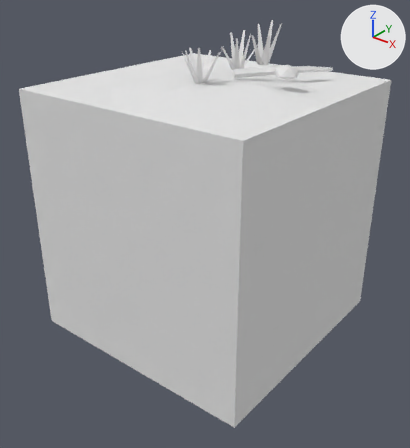
What one commit did to the FBX model Assets/Tiles/Grass/Grass light 4.fbx.
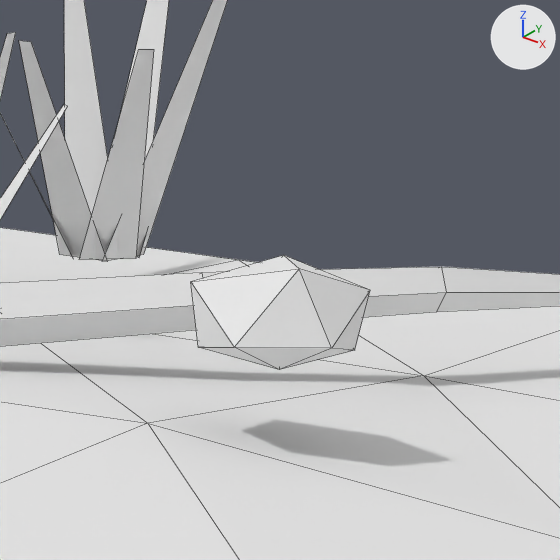
Old and new are each drawn whole from a 50 mm camera at (2.666, -3.406, 1.972) aimed at (0.048, -0.134, -0.056) and again close up on the part from 61% to 79% of the width and 7% to 24% of the height. The lights are fixed; the arrows at upper right show +X, +Y and +Z. The last two pictures show the newer version. The close-ups show mesh edges as thin lines. Where no turn or scale is listed for an object, it has been applied to the vertices. Vertices at exactly the same position are counted once.

The first close-up shows 'Grass light 4'.
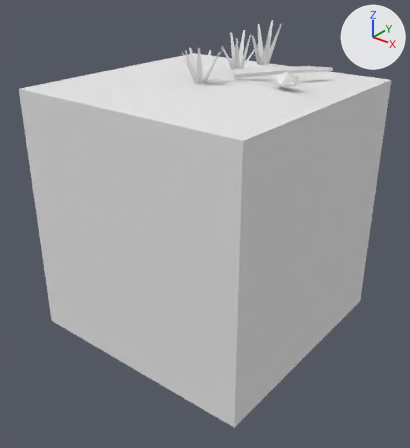
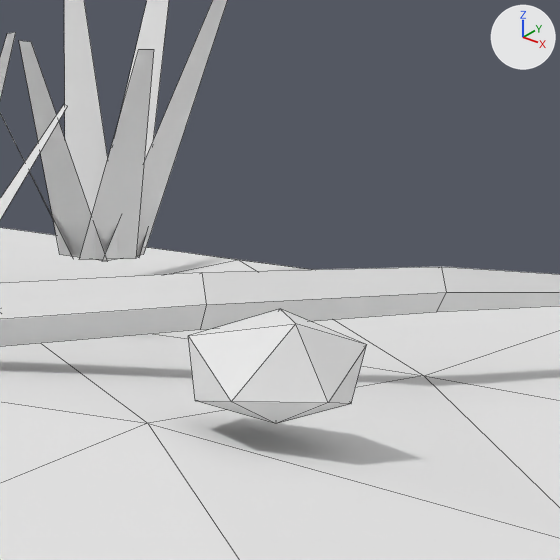
Pixel boxes (x1, y1, x2, y2) of what changed, in the close-ups (560 x 560 px; the box of a moved part takes in the faces that stretch with it):
part 1 of me_grass_light_4, moved or reshaped
    before: (191, 255, 370, 370)
    after: (188, 309, 367, 424)

The change in detail:
me_grass_light_4 has 153 vertices, 103 faces and spans x -1.0..1.0, y -1.0..1.0, z -1.0..1.44.
me_grass_light_4 is used by ob_grass_light_4; location (0.0, 0.0, 0.0).
me_grass_light_4 part 1: the loose piece of 12 vertices spanning x 0.53..0.69, y -0.02..0.14, z 1.16..1.25 is moved by (0.0, 0.0, -0.05).
